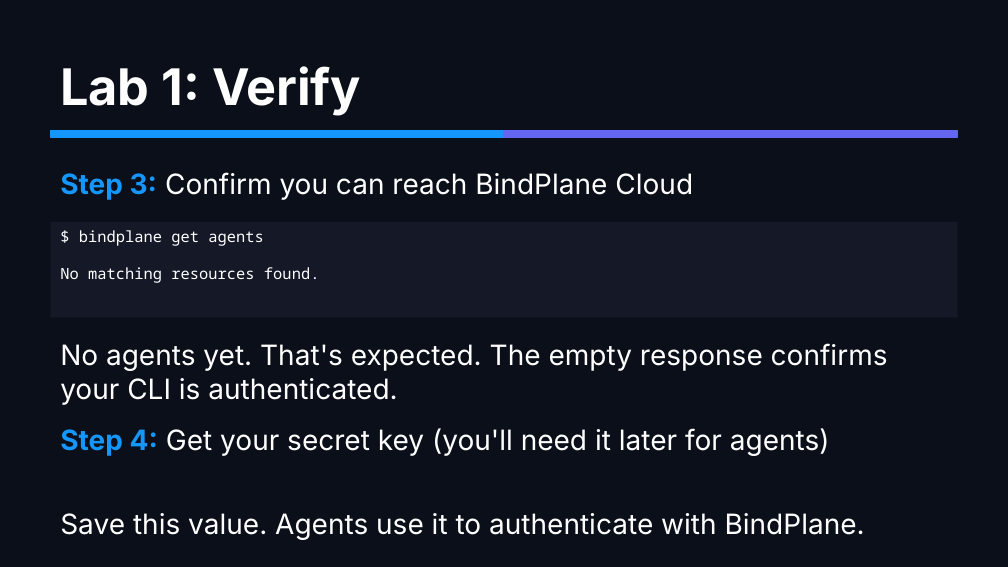
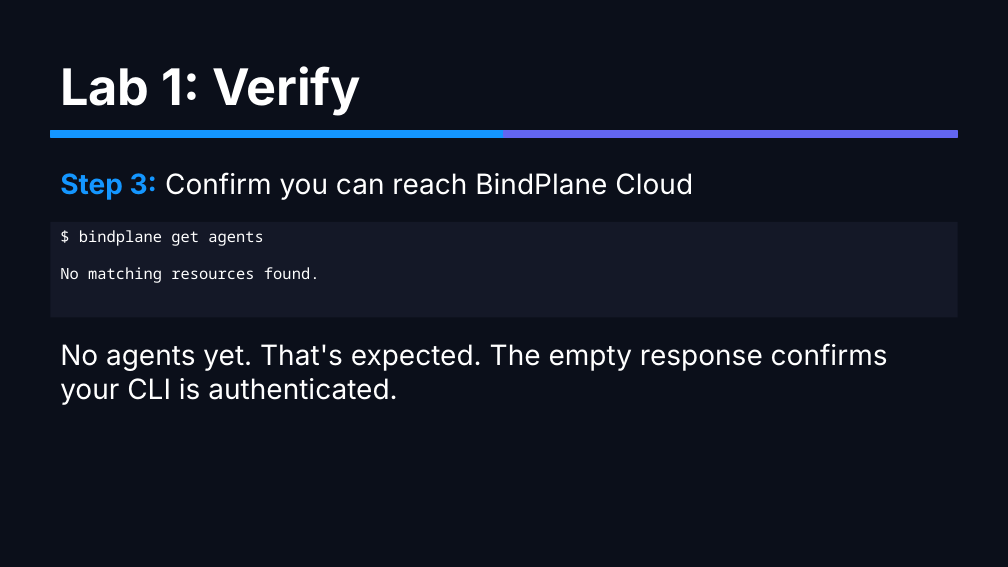
Before and after one commit to mreider/astroshop-bindplane-labs, a slide deck: slide 11 of docs/bindplane-primer/bindplane-primer.pptx. Drawn at 1008x567 pixels with LibreOffice and Linux fonts; fonts in the diff are those of the drawing. Boxes give left, top, right and bottom in pixels: in the first picture for what was removed or moved away, otherwise in the second. Text is boxed around its words. In the diff, an @@ line names an element or a change of style, - is before the commit and + after.

```diff
--- a/docs/bindplane-primer/bindplane-primer.pptx
+++ b/docs/bindplane-primer/bindplane-primer.pptx
@@ text removed at [60,428,830,456] @@
-Step 4: Get your secret key (you'll need it later for agents)
@@ text removed at [60,513,865,540] @@
-Save this value. Agents use it to authenticate with BindPlane.
```
Also in this commit, not shown: 5 other slides changed, 1 slide added, 2 slides removed, 1 other file.
